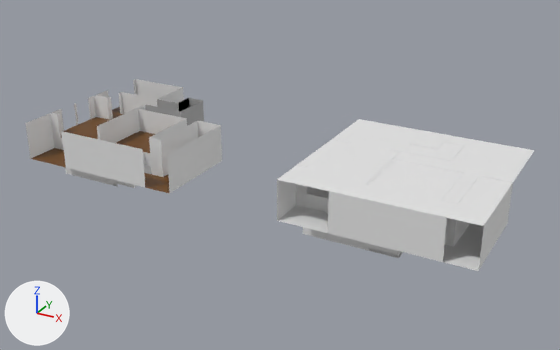
What one commit did to the Blender file Assets/models/blendFiles/new_journey_home.blend.
Rendered twice from a camera (50 mm lens) standing at (32.9, -87.1, 57.2) and looking at (-16.0, 1.9, 12.6). The axes (+X, +Y, +Z) are drawn at lower left. The lights are the same throughout.
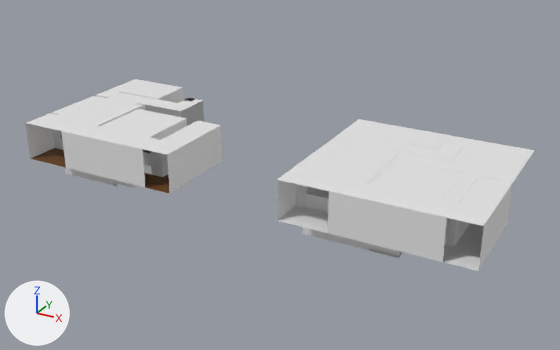
Edits to the scene script, one JSON object a line:
```json
{"op": "remove", "block": "ob_roof", "code": "ob_roof.hide_set(True)"}
```

What differs and where, as boxes [x1, y1, x2, y2] in the pictures (560 x 350 px):
```json
{"object": "Roof", "change": "shown", "after": [27, 79, 220, 155]}
```
